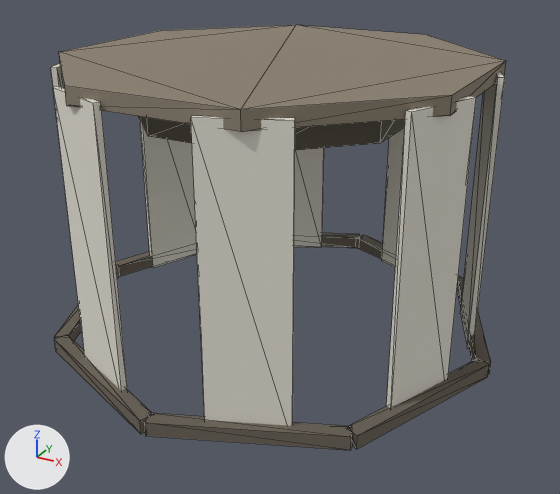
The glTF model src/main/resources/watch/models/cosmetics/wayfarer/moth_veil.glb: old version first, new version second.
One viewpoint serves both versions: a camera (50 mm lens) standing at (0.418, -0.75, 1.733) and looking at (0.015, -0.018, 1.367). The axes (+X, +Y, +Z) are drawn at lower left. The lights are the same throughout. The picture after the commit comes second. Mesh edges are drawn as thin lines. Vertices at exactly the same position are counted once.

Names of what the first picture shows: 'moth_veil_head.001'.
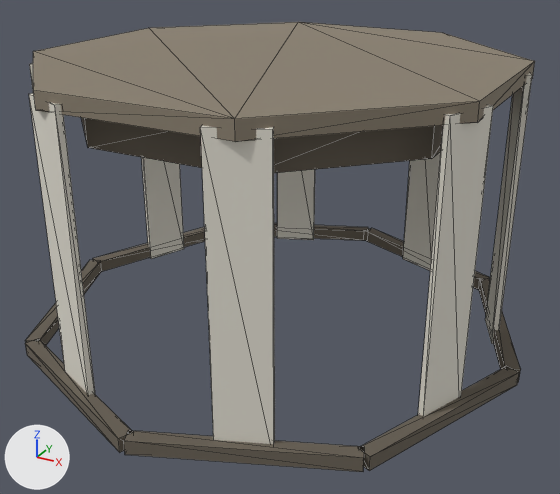
Pixel boxes [x1, y1, x2, y2] of what changed, in the pictures (560 x 494 px; the box of a moved part takes in the faces that stretch with it):
'moth_veil_head.001', reshaped (12% wider)
    before: [51, 25, 506, 450]
    after: [25, 22, 535, 472]
part 1 of me_moth_veil_head_001, moved or reshaped
    before: [59, 25, 506, 132]
    after: [33, 22, 535, 142]
part 2 of me_moth_veil_head_001, moved or reshaped
    before: [138, 116, 405, 150]
    after: [81, 118, 443, 173]
part 3 of me_moth_veil_head_001, moved or reshaped
    before: [51, 63, 505, 450]
    after: [25, 63, 532, 472]

The change, as a list of edits to the scene's bpy script:
```text
Change me_moth_veil_head_001:
    used by ob_moth_veil_head_001; location = (0.0, 0.0, 0.0)
    remove me_moth_veil_head_001.from_pydata(...)  # 160 vertices, 248 faces; spans x -0.268..0.268, y -0.268..0.268, z 1.257..1.584
    add me_moth_veil_head_001.from_pydata(...)  # 160 vertices, 248 faces; spans x -0.3..0.3, y -0.3..0.3, z 1.257..1.584
    me_moth_veil_head_001 part 1: the loose piece of 16 vertices spanning x -0.226..0.226, y -0.226..0.226, z 1.566..1.584 is scaled about its middle by (1.12, 1.12, 1)
    me_moth_veil_head_001 part 2: the loose piece of 16 vertices spanning x -0.151..0.151, y -0.151..0.151, z 1.523..1.575 is scaled about its middle by (1.4, 1.4, 1)
    me_moth_veil_head_001 part 3: 128 of 160 vertices moved; they spanned x -0.268..0.268, y -0.268..0.268, z 1.257..1.575 and now span x -0.3..0.3, y -0.3..0.3, z 1.257..1.575; mean shift (0.0, 0.0, 0.0); largest move (0.131, 0.204, 1.257) -> (0.129, 0.237, 1.257)
```
